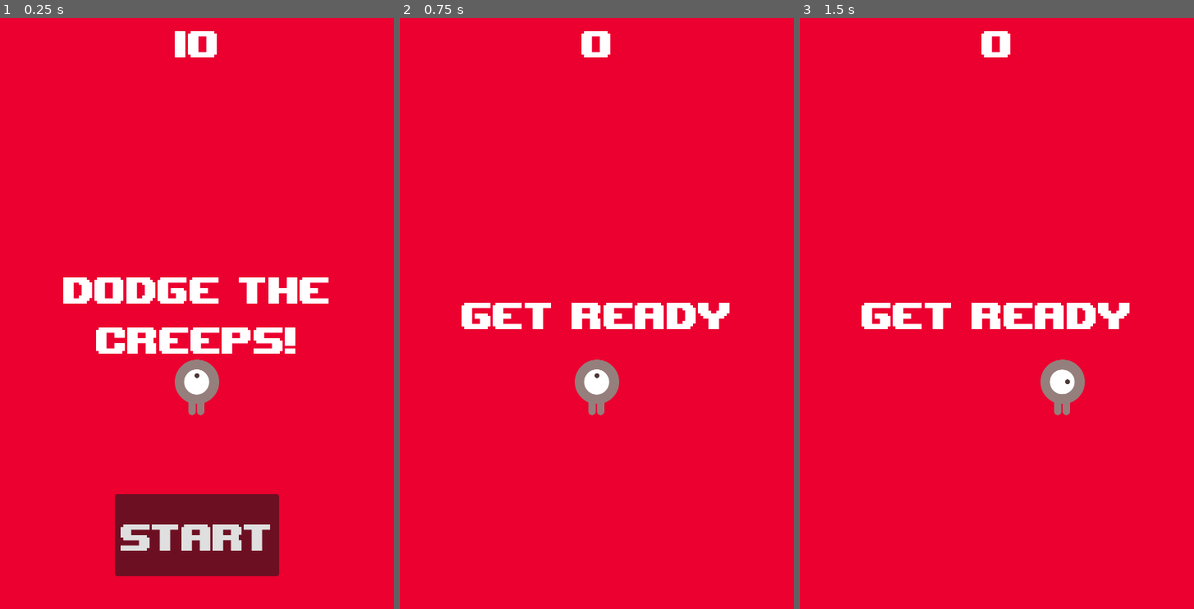
Above: before the commit, frames 1-3 (left to right).
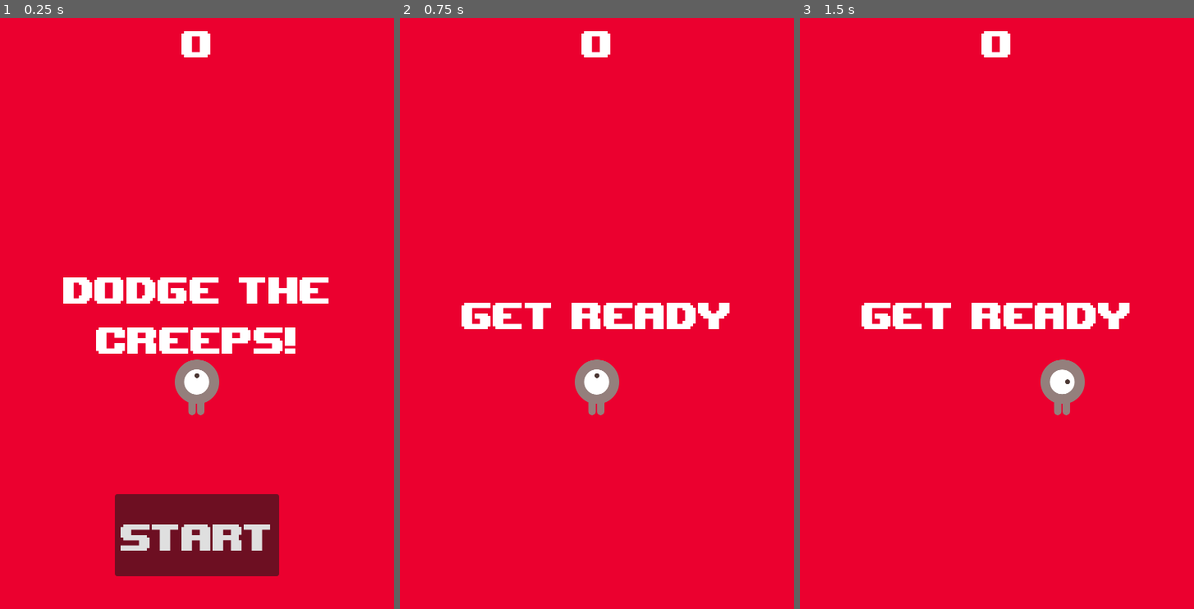
Above: after the commit, the same moments.

Repository: sofiane51520/dodgeTheCreeps
Game: Godot game, scene res://Main.tscn
Two runs of this game, one before a commit and one after it. Both use one fixed random seed, a clock stepped at 60 frames per second and the inputs below.
Inputs:
- Up to frame 1 (0.25 s): no input
- Up to frame 2 (0.75 s): click "Start" at 0.5 s
- Up to frame 3 (1.5 s): tap Enter at 1.25 s; hold D (move_right) from 1.28 s (still down)

The runs differ from the first frame. In frame 1, 0.3% of the frame differs, in the area x 44-56%, y 2-7%; in frame 2, nothing differs; in frame 3, nothing differs.

Commit message:
little corrections

Diff:
--- a/HUD.tscn
+++ b/HUD.tscn
@@ -22,7 +22,7 @@
 grow_horizontal = 2
 theme_override_fonts/font = ExtResource("2_8aslh")
 theme_override_font_sizes/font_size = 64
-text = "10"
+text = "0"
 horizontal_alignment = 1
 
 [node name="Message" type="Label" parent="."]
--- a/Main.tscn
+++ b/Main.tscn
@@ -45,6 +45,8 @@
 
 [node name="MobSpawnLocation" type="PathFollow2D" parent="MobPath"]
 
+[node name="BonusSpawnLocation" type="PathFollow2D" parent="MobPath"]
+
 [node name="HUD" parent="." instance=ExtResource("4_otfsv")]
 
 [node name="Music" type="AudioStreamPlayer2D" parent="."]
--- a/Mob.tscn
+++ b/Mob.tscn
@@ -45,8 +45,8 @@
 }]
 
 [sub_resource type="CapsuleShape2D" id="CapsuleShape2D_hnssg"]
-radius = 38.0
-height = 118.0
+radius = 37.0
+height = 102.0
 
 [node name="Mob" type="RigidBody2D"]
 collision_mask = 0
@@ -65,3 +65,5 @@
 shape = SubResource("CapsuleShape2D_hnssg")
 
 [node name="VisibleOnScreenNotifier2D" type="VisibleOnScreenNotifier2D" parent="."]
+position = Vector2(11, 0)
+scale = Vector2(2.8, 2.5)
Not shown, changed: export_presets.cfg
